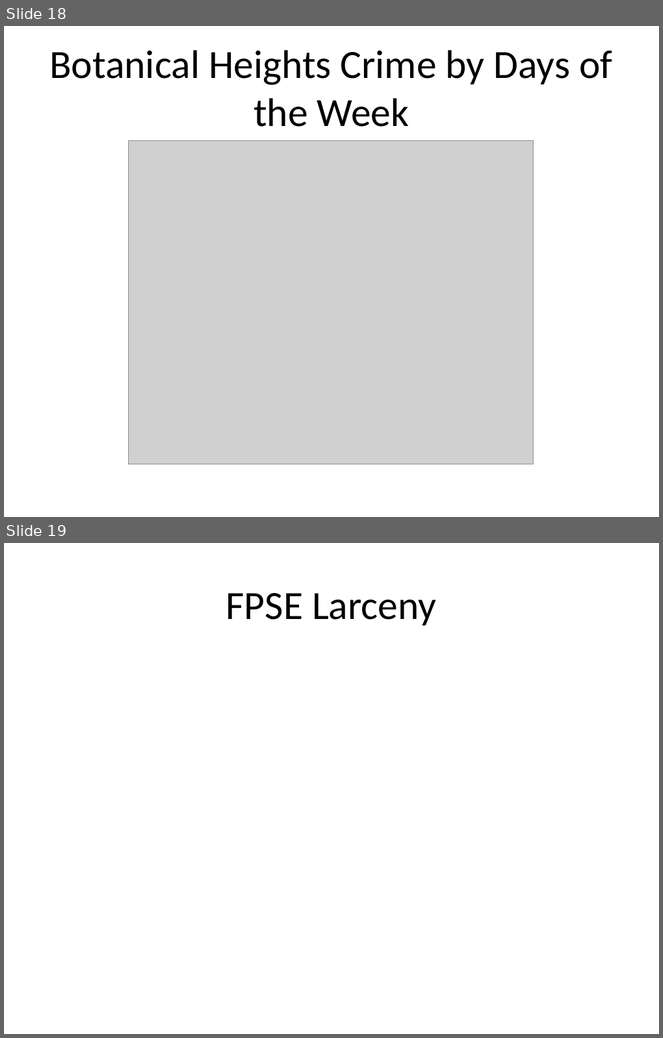
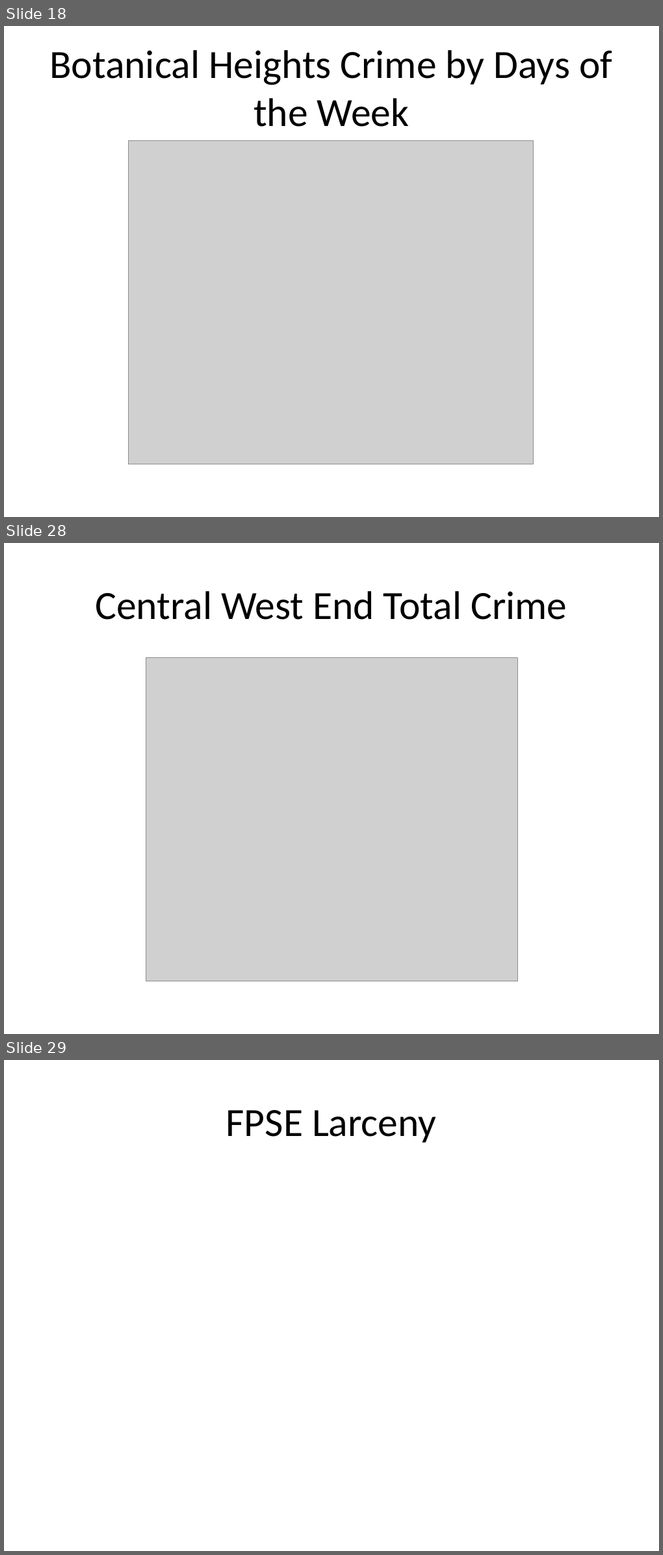
Before and after one commit to wumcrc/r-crime-mapping, a slide deck: src/notebooks/fpse-presentation.pptx. Shown one above the other, each under a label of ours: slides 18 and 19 before the commit, slides 18, 28 and 29 after it; the slides between them are not shown. The pictures are 663x1038 and 663x1555 pixels, drawn with LibreOffice and Linux fonts; fonts in the diff are those of the drawing; grey boxes stand for pictures. Boxes give left, top, right and bottom in pixels: in the first picture for what was removed or moved away, otherwise in the second. Text is boxed around its words. In the diff, an @@ line names an element or a change of style, - is before the commit and + after.

Commit message:
added shapefiles for med campus crimes in 2018 and 2019

```diff
--- a/src/notebooks/fpse-presentation.pptx
+++ b/src/notebooks/fpse-presentation.pptx
@@ slide 28 added at [4, 543, 659, 1034], background #FFFFFF @@
@@ title added at [95, 591, 567, 620], 44 pt, text #000000 @@
+Central West End Total Crime
@@ picture added at [146, 657, 518, 981] @@
@@ what was slide 19 is now slide 29 @@
```
Also in this commit, not shown: 1 slide changed, 9 other slides added, 29 other files.
